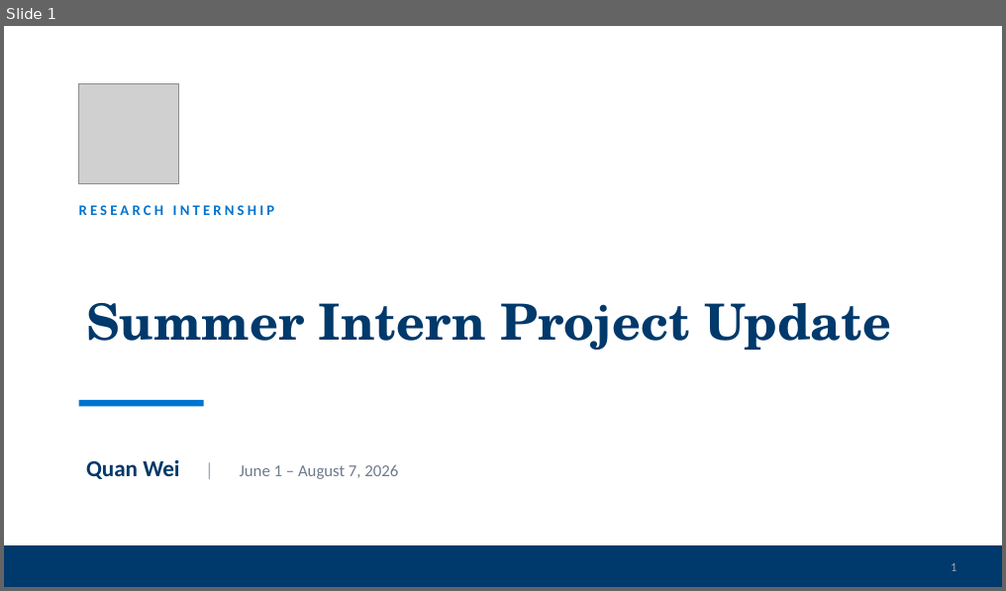
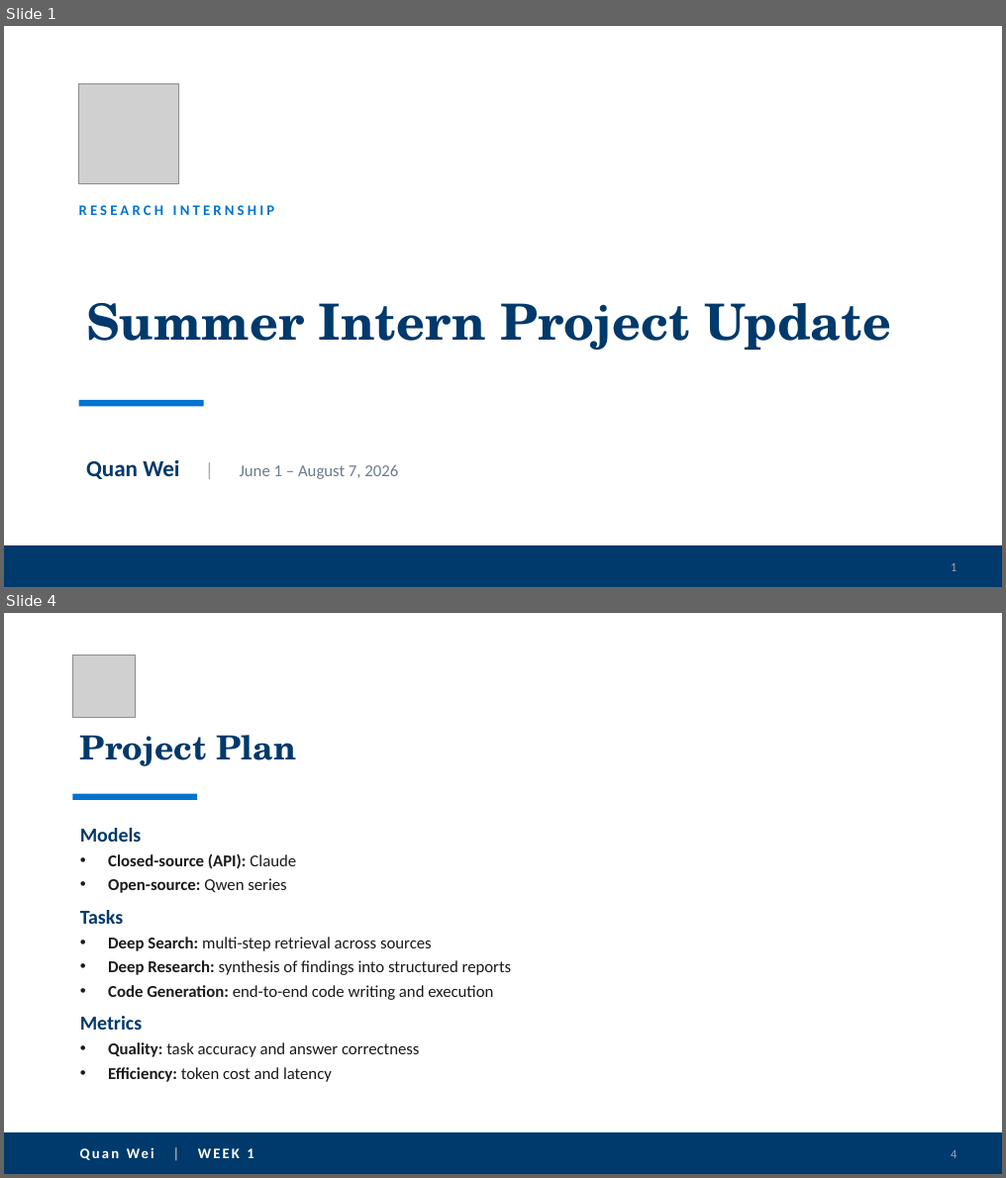
Before and after one commit to quanwei0/summer_intern, a slide deck: project_update.pptx. Shown one above the other, each under a label of ours: slide 1 before the commit, slides 1 and 4 after it; the slides between them are not shown. The pictures are 1006x591 and 1006x1178 pixels, drawn with LibreOffice and Linux fonts; fonts in the diff are those of the drawing; grey boxes stand for pictures. Boxes give left, top, right and bottom in pixels: in the first picture for what was removed or moved away, otherwise in the second. Text is boxed around its words. In the diff, an @@ line names an element or a change of style, - is before the commit and + after.

Commit message:
Update presentation and add temp file
Replace binary project_update.pptx with an updated version. Also adds an Office temporary/lock file (~$project_update.pptx) — likely an autogenerated editor temp file that can be ignored or added to .gitignore to avoid committing in the future.

```diff
--- a/project_update.pptx
+++ b/project_update.pptx
@@ slide 4 added at (x1=4, y1=613, x2=1002, y2=1174), background #FFFFFF @@
@@ picture added at (x1=73, y1=655, x2=135, y2=717) @@
@@ title added at (x1=80, y1=735, x2=296, y2=766), 32 pt, text #00396B, bold @@
+Project Plan
@@ rectangle added at (x1=73, y1=794, x2=198, y2=800), fill #0073CF @@
@@ text added at (x1=80, y1=828, x2=512, y2=1082), 16 pt, text #1A1A1A @@
+Models
+• Closed-source (API): Claude
+• Open-source: Qwen series
+Tasks
+• Deep Search: multi-step retrieval across sources
+• Deep Research: synthesis of findings into structured reports
+• Code Generation: end-to-end code writing and execution
+Metrics
+• Quality: task accuracy and answer correctness
+• Efficiency: token cost and latency
@@ rectangle added at (x1=4, y1=1133, x2=1002, y2=1174), fill #00396B @@
@@ text added at (x1=127, y1=1148, x2=253, y2=1158), 14 pt, text #FFFFFF, bold @@
+Quan Wei | WEEK 1
@@ page number added at (x1=950, y1=1151, x2=956, y2=1158), 12 pt, text #9AA7B5 @@
+4
```
Also in this commit, not shown: 3 other slides added, 1 slide removed, 1 other file.
